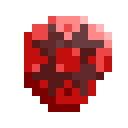
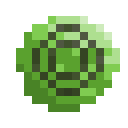
Layer changes from the first 128x128 image to the second:
added layer "Layer" above "stone_heretic.png copy #1" over [32, 24, 104, 96]
added layer "stone_heretic.png copy #1" above "Pasted Layer" over [16, 16, 120, 112]
hid "Pasted Layer" over [32, 24, 104, 96]
hid "stone_heretic.png copy" over [24, 16, 112, 112]
